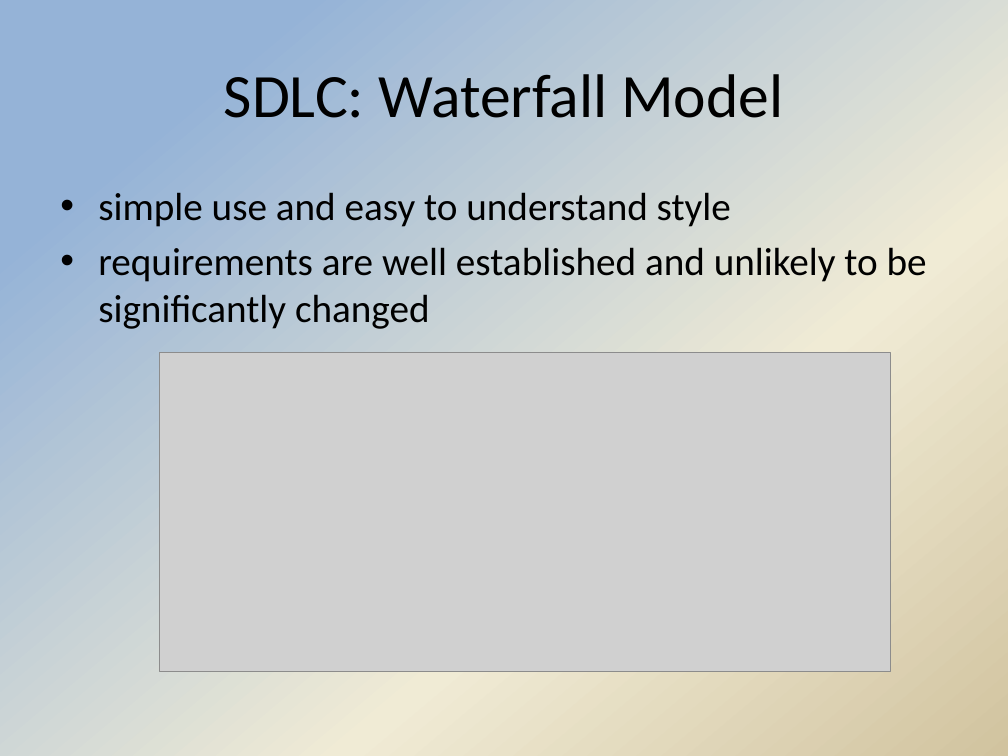
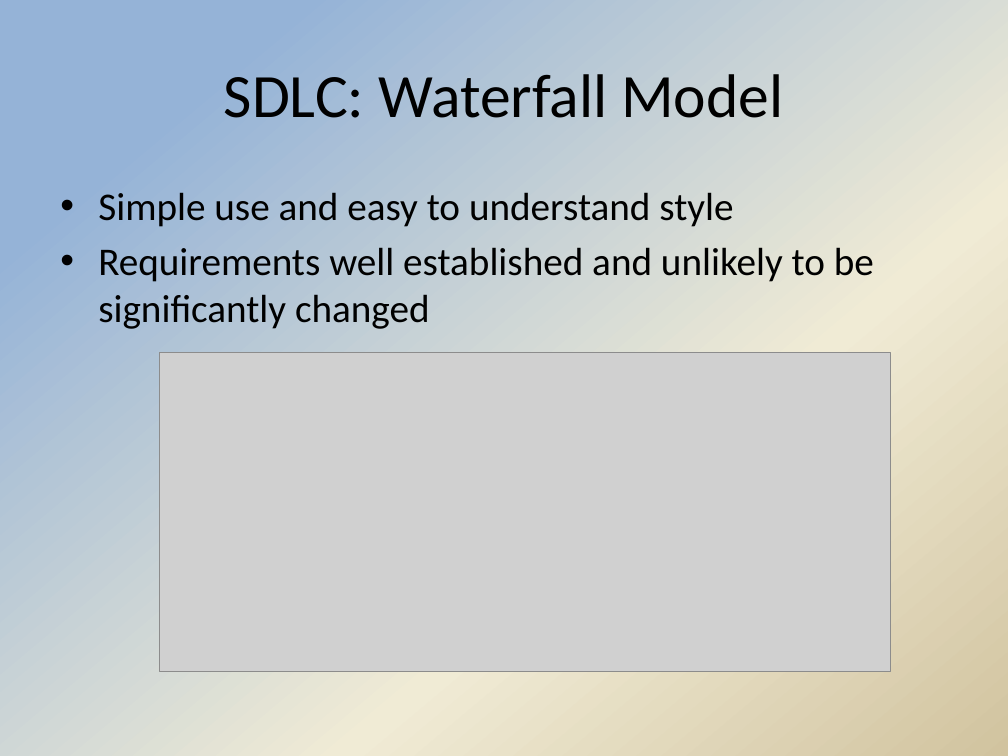
Before and after one commit to Hdtran89/ImageProcessing, a slide deck: slide 9 of A Team Documents/Interim presentation.pptx. Drawn at 1008x756 pixels with LibreOffice and Linux fonts; fonts in the diff are those of the drawing; grey boxes stand for pictures; background and template pictures are left out. Boxes give left, top, right and bottom in pixels: in the first picture for what was removed or moved away, otherwise in the second. Text is boxed around its words. In the diff, an @@ line names an element or a change of style, - is before the commit and + after.

```diff
--- a/A Team Documents/Interim presentation.pptx
+++ b/A Team Documents/Interim presentation.pptx
@@ text at (98,192,874,329): text changed @@
-• simple use and easy to understand style
-• requirements are well established and unlikely to be significantly changed
+• Simple use and easy to understand style
+• Requirements well established and unlikely to be significantly changed
```
Also in this commit, not shown: 5 other slides changed, 3 slides added.
